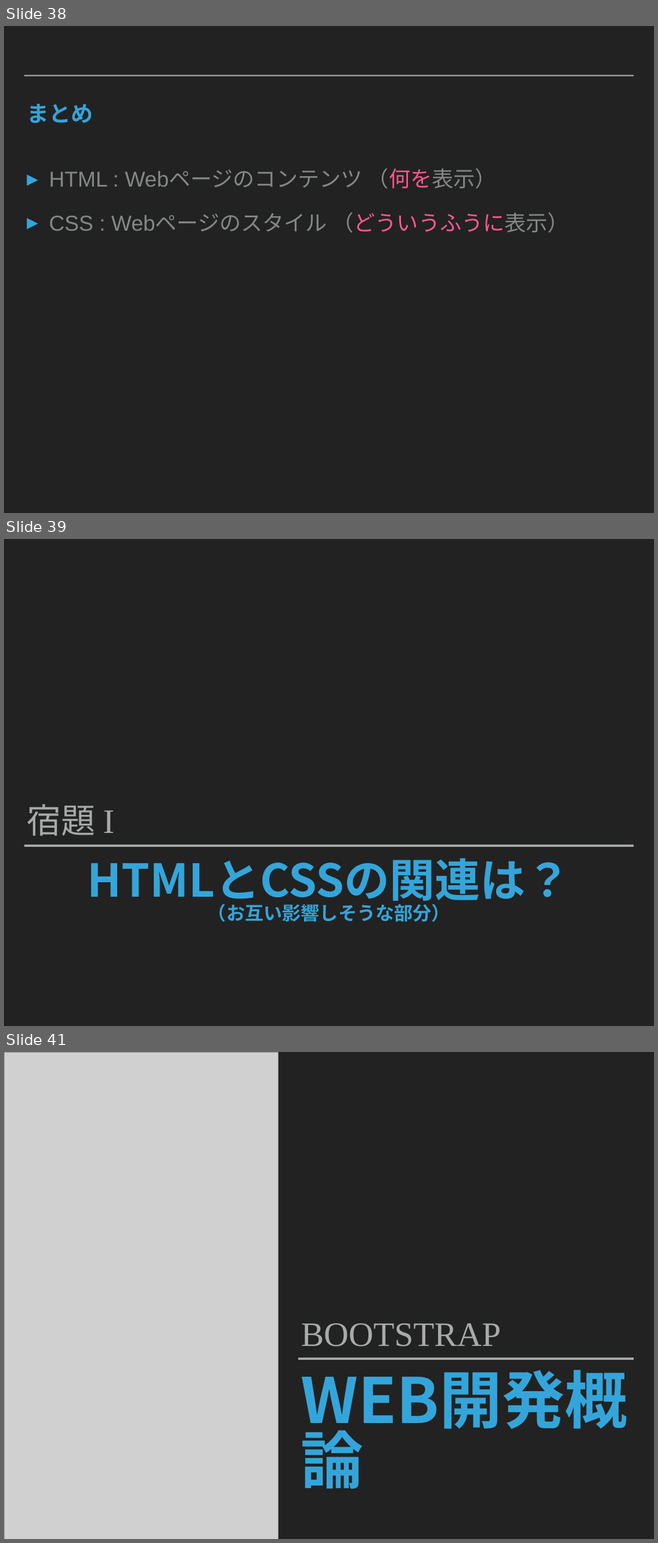
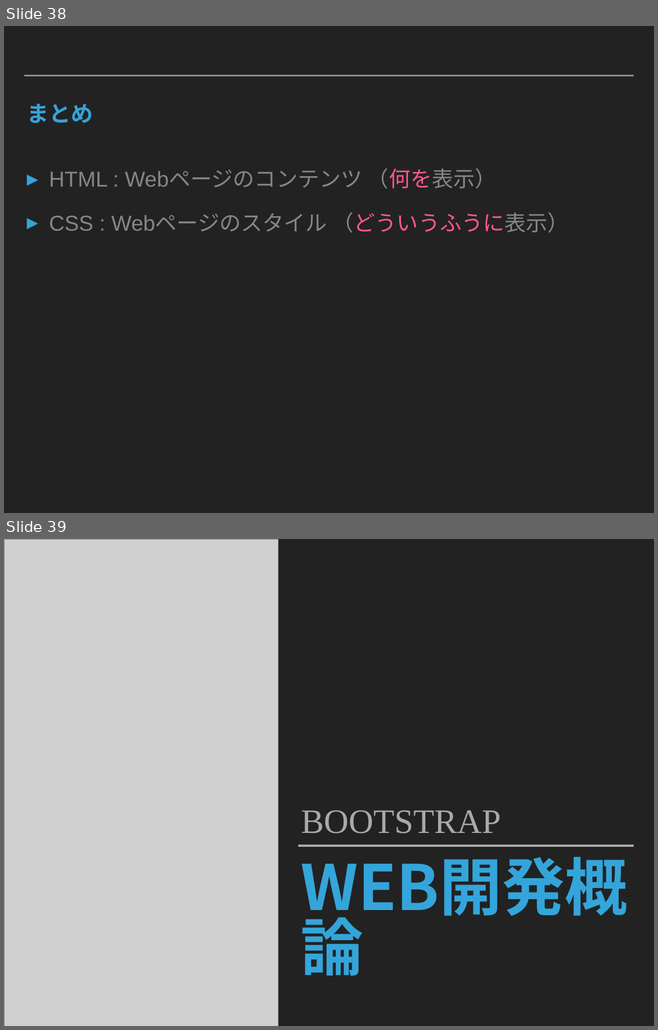
Before and after one commit to nadollin/Web-Education, a slide deck: Lecture 1/WebEducation Lecture1_jp.pptx. Shown one above the other, each under a label of ours: slides 38, 39 and 41 before the commit, slides 38 and 39 after it; the slides between them are not shown. The pictures are 658x1543 and 658x1030 pixels, drawn with LibreOffice and Linux fonts; fonts in the diff are those of the drawing; grey boxes stand for pictures. Boxes give left, top, right and bottom in pixels: in the first picture for what was removed or moved away, otherwise in the second. Text is boxed around its words. In the diff, an @@ line names an element or a change of style, - is before the commit and + after.

```diff
--- a/Lecture 1/WebEducation Lecture1_jp.pptx
+++ b/Lecture 1/WebEducation Lecture1_jp.pptx
@@ slide 39 removed at <box>4,539,654,1026</box>, background #222222 @@
@@ subtitle removed at <box>27,804,115,836</box> @@
-宿題 I
@@ line removed from (24, 846) to (633, 846) @@
@@ title removed at <box>87,858,570,922</box> @@
-HTMLとCSSの関連は？
-（お互い影響しそうな部分）
@@ what was slide 41 is now slide 39 @@
```
Also in this commit, not shown: 10 slides changed, 1 slide added, 2 other slides removed, 1 other file.
